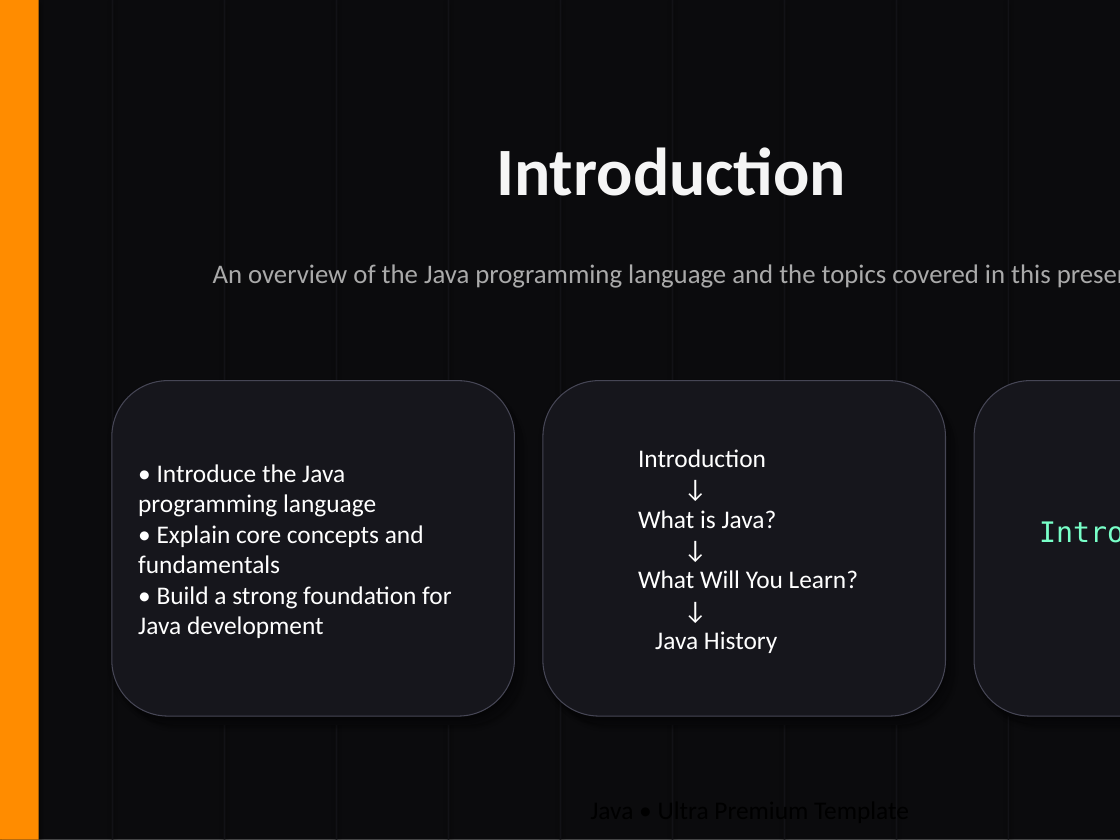
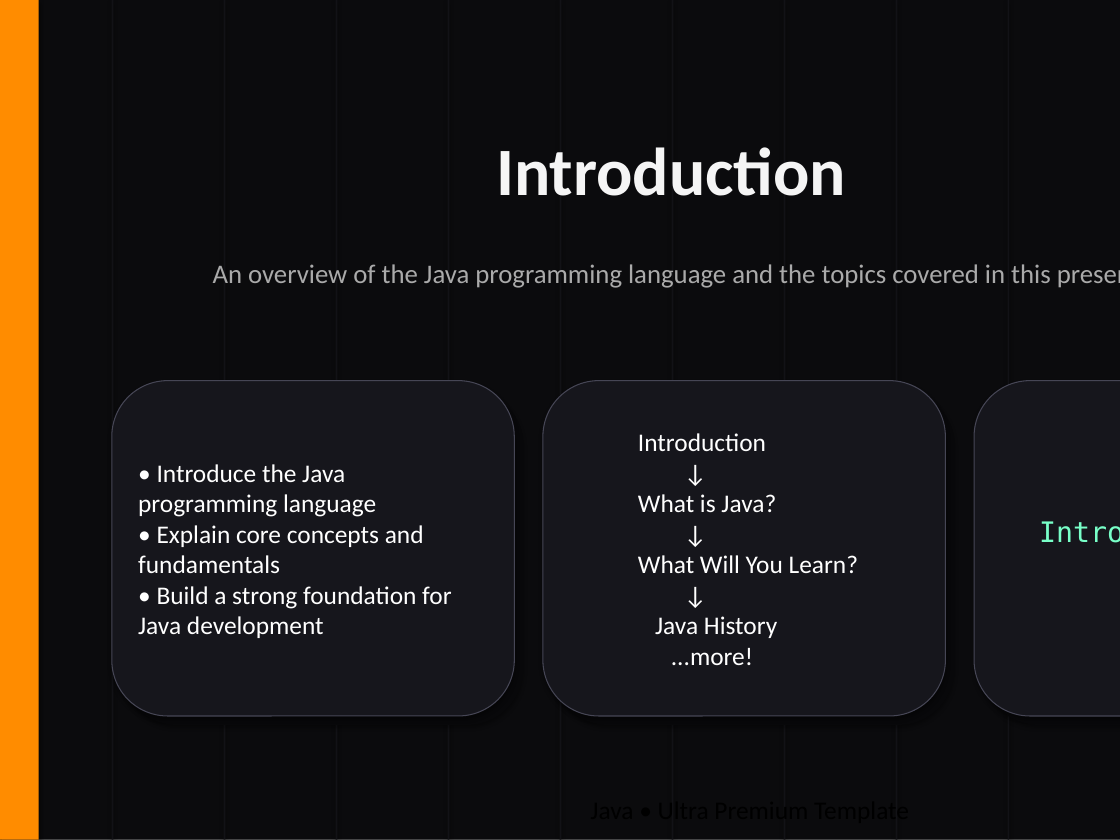
Before and after one commit to BetaBWJaguar/ZeroToDev, a slide deck: slide 1 of Java/Java #1/EN/Java #1.pptx. Drawn at 1120x840 pixels with LibreOffice and Linux fonts; fonts in the diff are those of the drawing. Boxes give left, top, right and bottom in pixels: in the first picture for what was removed or moved away, otherwise in the second. Text is boxed around its words. In the diff, an @@ line names an element or a change of style, - is before the commit and + after.

```diff
--- a/Java/Java #1/EN/Java #1.pptx
+++ b/Java/Java #1/EN/Java #1.pptx
@@ text in rounded rectangle at [655, 616, 777, 665]: text changed @@
-Java History
+Java History
+...more!
```
Also in this commit, not shown: 2 slides added, 1 other file.
